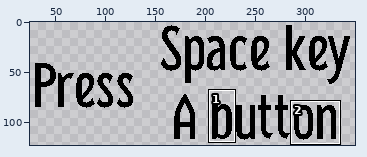
Two states of a pixel-art file, project/resources/texture/titleText_press.aseprite. The picture above shows the old version from afar; the outline marks the close-up.
Close-up. The starting point:
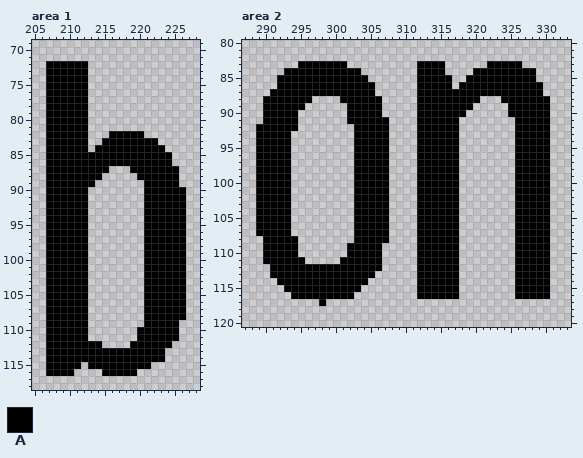
360x128 pixels, 1 frame. Shown: area 1: x 205..228, y 69..118; area 2: x 287..333, y 80..120. The wide view leaves out empty margins. The commit also changed other parts of the picture, which this record leaves out.
Palette (. is transparent): A #000000
Pixels before, area 1, first column x 207:
 72 AAAAAA..............
 73 AAAAAA..............
 74 AAAAAA..............
 75 AAAAAA..............
 76 AAAAAA..............
 77 AAAAAA..............
 78 AAAAAA..............
 79 AAAAAA..............
 80 AAAAAA..............
 81 AAAAAA..............
 82 AAAAAA...AAAAA......
 83 AAAAAA..AAAAAAAA....
 84 AAAAAA.AAAAAAAAAA...
 85 AAAAAAAAAAAAAAAAAA..
 86 AAAAAAAAAAAAAAAAAA..
 87 AAAAAAAAA...AAAAAAA.
 88 AAAAAAAA.....AAAAAA.
 89 AAAAAAA.......AAAAA.
 90 AAAAAA........AAAAAA
 91 AAAAAA........AAAAAA
 92 AAAAAA........AAAAAA
 93 AAAAAA........AAAAAA
 94 AAAAAA........AAAAAA
 95 AAAAAA........AAAAAA
 96 AAAAAA........AAAAAA
 97 AAAAAA........AAAAAA
 98 AAAAAA........AAAAAA
 99 AAAAAA........AAAAAA
100 AAAAAA........AAAAAA
101 AAAAAA........AAAAAA
102 AAAAAA........AAAAAA
103 AAAAAA........AAAAAA
104 AAAAAA........AAAAAA
105 AAAAAA........AAAAAA
106 AAAAAA........AAAAAA
107 AAAAAA........AAAAAA
108 AAAAAA........AAAAAA
109 AAAAAA........AAAAA.
110 AAAAAA.......AAAAAA.
111 AAAAAA.......AAAAAA.
112 AAAAAAAA....AAAAAA..
113 AAAAAAAAAAAAAAAAA...
114 AAAAAAAAAAAAAAAAA...
115 AAAAA.AAAAAAAAA.....
116 AAAA....AAAAA.......
Pixels before, area 2, first column x 289:
 83 ......AAAAAAA..........AAAA......AAAAA....
 84 ....AAAAAAAAAAA........AAAA....AAAAAAAAA..
 85 ...AAAAAAAAAAAAA.......AAAAA..AAAAAAAAAA..
 86 ...AAAAAAAAAAAAAA......AAAAA.AAAAAAAAAAAA.
 87 ..AAAAAAAAAAAAAAA......AAAAAAAAAAAAAAAAAA.
 88 .AAAAAAA....AAAAAA.....AAAAAAAAA...AAAAAAA
 89 .AAAAAA......AAAAA.....AAAAAAAA.....AAAAAA
 90 .AAAAA.......AAAAA.....AAAAAAA......AAAAAA
 91 .AAAAA.......AAAAAA....AAAAAA........AAAAA
 92 AAAAAA........AAAAA....AAAAAA........AAAAA
 93 AAAAA.........AAAAA....AAAAAA........AAAAA
 94 AAAAA.........AAAAA....AAAAAA........AAAAA
 95 AAAAA.........AAAAA....AAAAAA........AAAAA
 96 AAAAA.........AAAAA....AAAAAA........AAAAA
 97 AAAAA.........AAAAA....AAAAAA........AAAAA
 98 AAAAA.........AAAAA....AAAAAA........AAAAA
 99 AAAAA.........AAAAA....AAAAAA........AAAAA
100 AAAAA.........AAAAA....AAAAAA........AAAAA
101 AAAAA.........AAAAA....AAAAAA........AAAAA
102 AAAAA.........AAAAA....AAAAAA........AAAAA
103 AAAAA.........AAAAA....AAAAAA........AAAAA
104 AAAAA.........AAAAA....AAAAAA........AAAAA
105 AAAAA.........AAAAA....AAAAAA........AAAAA
106 AAAAA.........AAAAA....AAAAAA........AAAAA
107 AAAAA.........AAAAA....AAAAAA........AAAAA
108 .AAAAA........AAAAA....AAAAAA........AAAAA
109 .AAAAA.......AAAAA.....AAAAAA........AAAAA
110 .AAAAA.......AAAAA.....AAAAAA........AAAAA
111 .AAAAAA.....AAAAAA.....AAAAAA........AAAAA
112 ..AAAAAAAAAAAAAAAA.....AAAAAA........AAAAA
113 ..AAAAAAAAAAAAAAA......AAAAAA........AAAAA
114 ...AAAAAAAAAAAAA.......AAAAAA........AAAAA
115 ....AAAAAAAAAAA........AAAAAA........AAAAA
116 .....AAAAAAAAA.........AAAAAA........AAAAA
117 .........A................................
Now the later version:
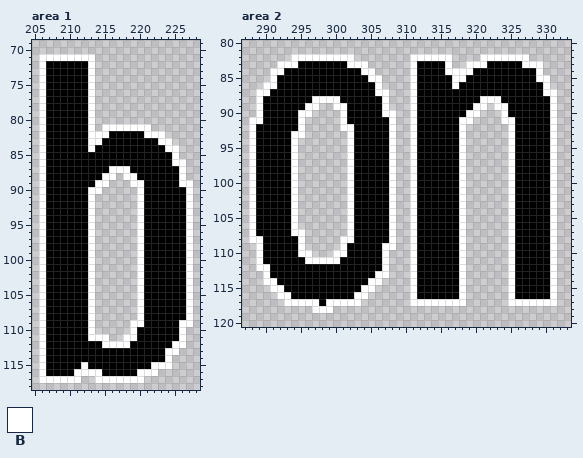
Colours new in this view: B #ffffff
Change:
Changed rows in their new state; - is an unchanged pixel.
Area 1:
first column x 206:
 71 BBBBBBBB--------------
 72 B------B--------------
 73 B------B--------------
 74 B------B--------------
 75 B------B--------------
 76 B------B--------------
 77 B------B--------------
 78 B------B--------------
 79 B------B--------------
 80 B------B--------------
 81 B------B-BBBBBBB------
 82 B------BBB-----BBB----
 83 B------BB--------BB---
 84 B------B----------BB--
 85 B------------------B--
 86 B------------------BB-
 87 B---------BBB-------B-
 88 B--------BB-BB------B-
 89 B-------BB---BB-----BB
 90 B------BB-----B------B
 91 B------B------B------B
 92 B------B------B------B
 93 B------B------B------B
 94 B------B------B------B
 95 B------B------B------B
 96 B------B------B------B
 97 B------B------B------B
 98 B------B------B------B
 99 B------B------B------B
100 B------B------B------B
101 B------B------B------B
102 B------B------B------B
103 B------B------B------B
104 B------B------B------B
105 B------B------B------B
106 B------B------B------B
107 B------B------B------B
108 B------B------B------B
109 B------B-----BB-----BB
110 B------B-----B------B-
111 B------BBB--BB------B-
112 B--------BBBB------BB-
113 B-----------------BB--
114 B-----------------B---
115 B-----B---------BBB---
116 B----BBBB-----BBB-----
117 BBBBBB--BBBBBBB-------
Area 2:
first column x 288:
 82 ------BBBBBBBBB--------BBBBBB----BBBBBBB----
 83 ----BBB-------BBB------B----B--BBB-----BBB--
 84 ---BB-----------BB-----B----BBBB---------B--
 85 ---B-------------BB----B-----BB----------BB-
 86 --BB--------------B----B-----B------------B-
 87 -BB---------------BB---B------------------BB
 88 -B-------BBBB------B---B---------BBB-------B
 89 -B------BB--BB-----B---B--------BB-BB------B
 90 -B-----BB----B-----BB--B-------BB---B------B
 91 BB-----B-----B------B--B------BB----BB-----B
 92 B------B-----BB-----B--B------B------B-----B
 93 B-----BB------B-----B--B------B------B-----B
 94 B-----B-------B-----B--B------B------B-----B
 95 B-----B-------B-----B--B------B------B-----B
 96 B-----B-------B-----B--B------B------B-----B
 97 B-----B-------B-----B--B------B------B-----B
 98 B-----B-------B-----B--B------B------B-----B
 99 B-----B-------B-----B--B------B------B-----B
100 B-----B-------B-----B--B------B------B-----B
101 B-----B-------B-----B--B------B------B-----B
102 B-----B-------B-----B--B------B------B-----B
103 B-----B-------B-----B--B------B------B-----B
104 B-----B-------B-----B--B------B------B-----B
105 B-----B-------B-----B--B------B------B-----B
106 B-----B-------B-----B--B------B------B-----B
107 B-----BB------B-----B--B------B------B-----B
108 BB-----B-----BB-----B--B------B------B-----B
109 -B-----B-----B-----BB--B------B------B-----B
110 -B-----BB---BB-----B---B------B------B-----B
111 -B------BBBBB------B---B------B------B-----B
112 -BB----------------B---B------B------B-----B
113 --B---------------BB---B------B------B-----B
114 --BB-------------BB----B------B------B-----B
115 ---BB-----------BB-----B------B------B-----B
116 ----BB---------BB------B------B------B-----B
117 -----BBBBB-BBBBB-------BBBBBBBB------BBBBBBB
118 ---------BBB--------------------------------
Pixel boxes of the changes (left, top, right, bottom) in both close-ups:
added: (39, 54, 193, 383)
added: (249, 54, 557, 313)
